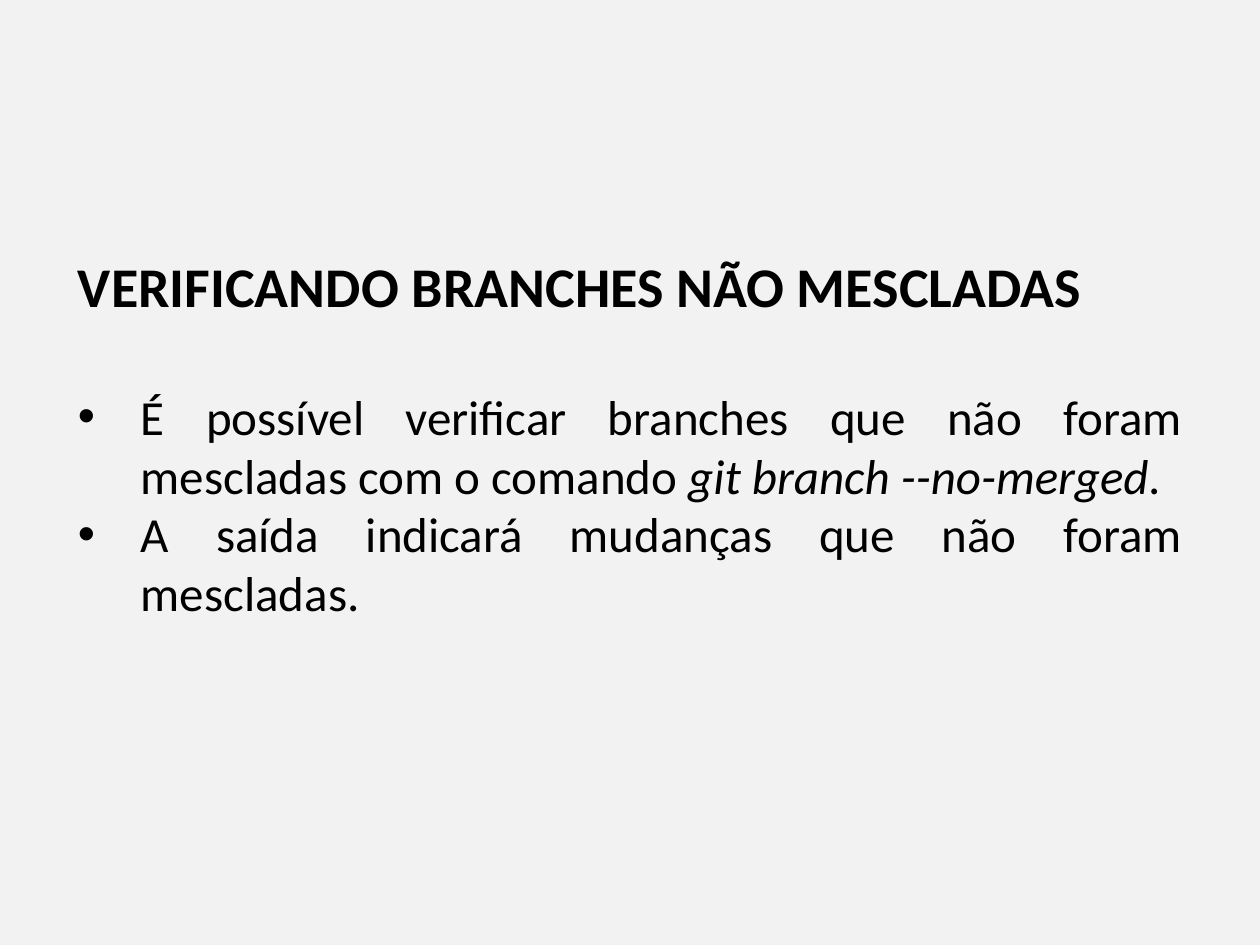
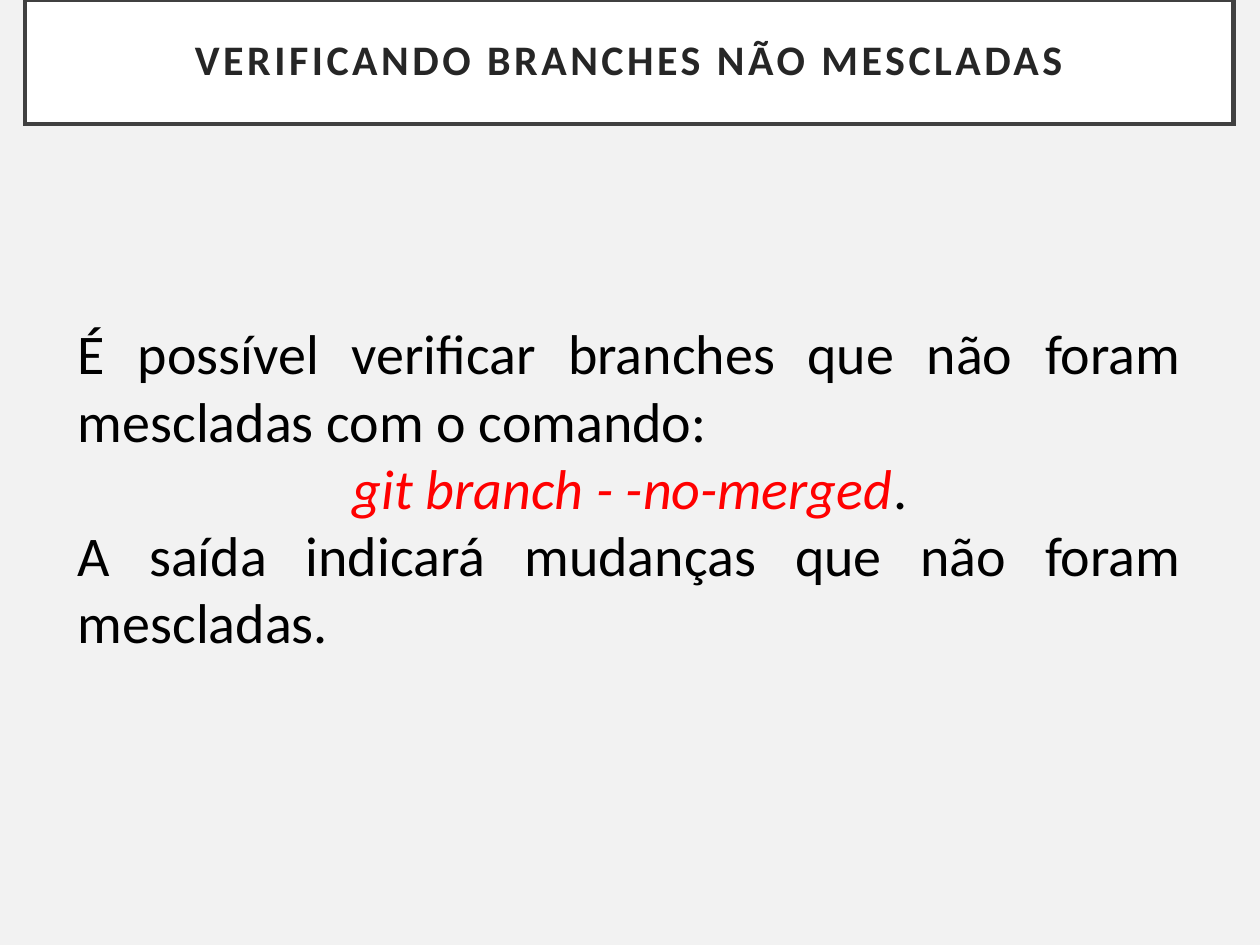
Before and after one commit to Paulo-UNIRON/aula_git_2020.2, a slide deck: slide 23 of Controlando versões com Git e Github - Capítulo VI.pptx (slide 28 before the commit). Drawn at 1260x945 pixels with LibreOffice and Linux fonts; fonts in the diff are those of the drawing. Boxes give left, top, right and bottom in pixels: in the first picture for what was removed or moved away, otherwise in the second. Text is boxed around its words. In the diff, an @@ line names an element or a change of style, - is before the commit and + after.

```diff
--- a/Controlando versões com Git e Github - Capítulo VI.pptx
+++ b/Controlando versões com Git e Github - Capítulo VI.pptx
@@ rectangle added at [25,0,1234,125], fill #FFFFFF, outline #404040 2.5 pt, 24 pt, text #262626, bold @@
+VERIFICANDO BRANCHES NÃO MESCLADAS
@@ text at [78,328,1180,519]: text changed; size 28 to 32 pt @@
-VERIFICANDO BRANCHES NÃO MESCLADAS
-• É possível verificar branches que não foram mescladas com o comando git branch --no-merged.
+É possível verificar branches que não foram mescladas com o comando:
+git branch - -no-merged.
@@ text at [78,537,1180,644]: size 28 to 32 pt in "A saída indicará mudanças que não foram ..."; bullet • to none @@
```
Also in this commit, not shown: 16 other slides changed, 7 slides added, 17 slides removed, 1 other file.
